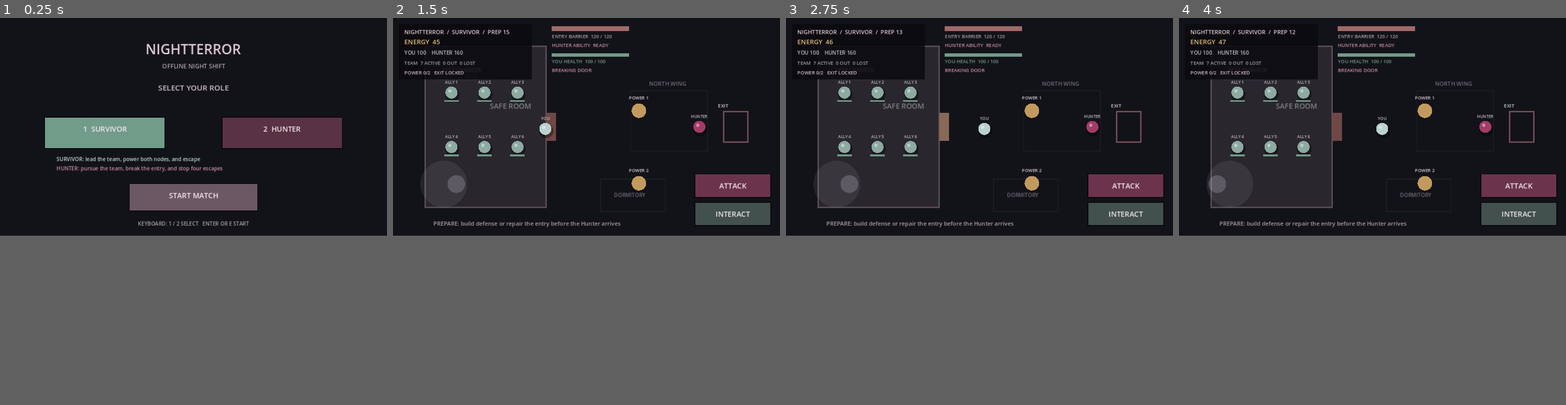
Above: before the commit, frames 1-4 (left to right).
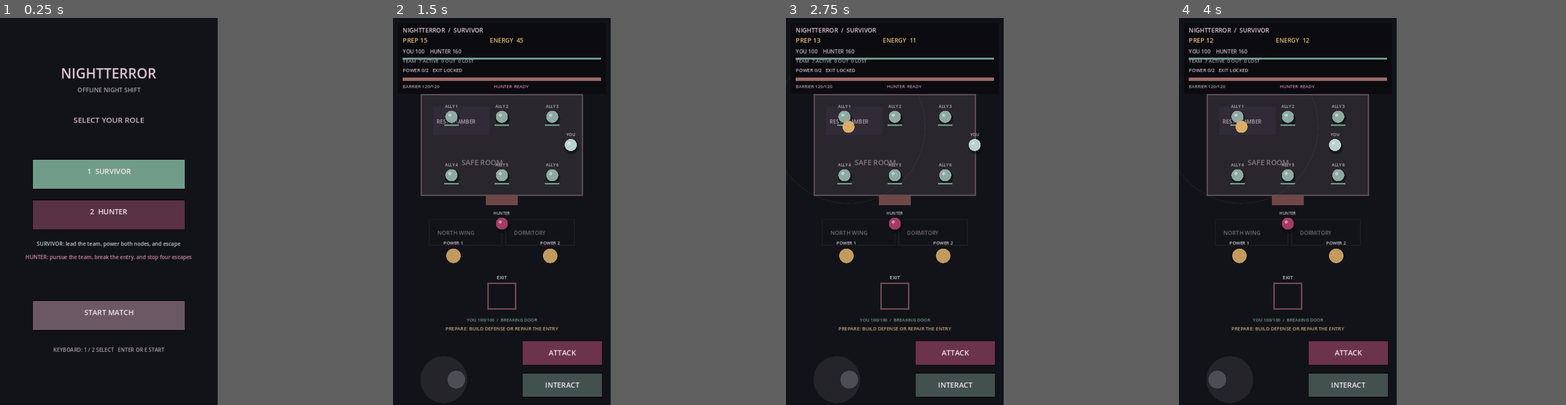
Above: after the commit, the same moments.

Repository: purabsingh089/NIGHTTERROR
Game: Godot game, scene res://scenes/main.tscn
Two runs of this game, one before a commit and one after it. Both use one fixed random seed, a clock stepped at 60 frames per second and the inputs below.
Inputs (mouse positions are in pixels of both pictures, inside the frame that each line leads up to):
- Up to frame 1 (0.25 s): no input
- Up to frame 2 (1.5 s): tap Enter at 0.5 s; move the mouse to (671, 114) at 0.52 s; hold D (move_right) 0.53-1.25 s; tap 1 at 0.6 s; click (671, 114) at 0.67 s; tap Space at 0.77 s; drag from (509, 137) to (567, 168) at 1.27 s
- Up to frame 3 (2.75 s): move the mouse to (1018, 79) at 2.02 s; hold D (move_right) from 2.03 s (still down); tap Enter at 2.1 s; click (1018, 79) at 2.17 s
- Up to frame 4 (4 s): release D (move_right) at 2.75 s; drag from (1353, 168) to (1256, 95) at 2.77 s; move the mouse to (1488, 161) at 3.52 s; hold A (move_left) from 3.53 s (still down); tap E at 3.6 s; click (1488, 161) at 3.67 s; tap Space at 3.77 s
In our replay, the window is 800x450 before the commit and 450x800 after it. These sizes can differ from the game's own. Grey fills any space a smaller window leaves; there, only what the larger window draws over its background counts as a difference.

The runs differ from the first frame. In frame 1, 18% of the frame differs, in the area x 6-89%, y 6-87%; in frame 2, 13%; in frame 3, 13%; in frame 4, 13%.

Commit message:
Convert NIGHTTERROR to a validated portrait layout
Keep Android release exports paused while the portrait game is checked in CI.

Co-Authored-By: Claude Opus 4.7 <noreply@anthropic.com>

Diff:
--- a/project.godot
+++ b/project.godot
@@ -6,12 +6,12 @@
 config/features=PackedStringArray("4.3", "GL Compatibility")
 
 [display]
-window/size/viewport_width=960
-window/size/viewport_height=540
-window/size/window_width_override=960
-window/size/window_height_override=540
+window/size/viewport_width=540
+window/size/viewport_height=960
+window/size/window_width_override=540
+window/size/window_height_override=960
 window/stretch/mode="canvas_items"
-window/handheld/orientation=0
+window/handheld/orientation=1
 
 [rendering]
 renderer/rendering_method="gl_compatibility"
--- a/scripts/main.gd
+++ b/scripts/main.gd
@@ -7,11 +7,24 @@
 const PHASE_RESULT := "RESULT"
 const ROLE_SURVIVOR := "SURVIVOR"
 const ROLE_HUNTER := "HUNTER"
-const MAP_SIZE := Vector2(960, 540)
-const ROOM_RECT := Rect2(80, 70, 300, 400)
-const DOOR_RECT := Rect2(380, 235, 24, 70)
-const OBJECTIVE_POSITIONS := [Vector2(610, 230), Vector2(610, 410)]
-const EXIT_POSITION := Vector2(850, 270)
+const MAP_SIZE := Vector2(540, 960)
+const ROOM_RECT := Rect2(70, 190, 400, 250)
+const DOOR_RECT := Rect2(230, 440, 80, 24)
+const OBJECTIVE_POSITIONS := [Vector2(150, 590), Vector2(390, 590)]
+const EXIT_POSITION := Vector2(270, 690)
+const TURRET_POSITION := Vector2(155, 270)
+const WARD_POSITION := Vector2(385, 350)
+const SURVIVOR_START_POSITION := Vector2(270, 315)
+const HUNTER_START_POSITION := Vector2(270, 510)
+const REST_CHAMBER_RECT := Rect2(100, 220, 140, 70)
+const NORTH_WING_RECT := Rect2(90, 500, 180, 64)
+const DORMITORY_RECT := Rect2(280, 500, 170, 64)
+const SETUP_SURVIVOR_BUTTON := Rect2(80, 350, 380, 76)
+const SETUP_HUNTER_BUTTON := Rect2(80, 450, 380, 76)
+const SETUP_START_BUTTON := Rect2(80, 700, 380, 76)
+const ATTACK_BUTTON := Rect2(320, 800, 200, 62)
+const INTERACT_BUTTON := Rect2(320, 880, 200, 62)
+const JOYSTICK_TOUCH_AREA := Rect2(0, 835, 260, 125)
 
 var balance: Dictionary
 var startup_error := ""
@@ -48,8 +61,8 @@
 var stick_origin := Vector2.ZERO
 var stick_touch := -1
 var move_input := Vector2.ZERO
-var player_position := Vector2(240, 275)
-var hunter_position := Vector2(760, 270)
+var player_position := SURVIVOR_START_POSITION
+var hunter_position := HUNTER_START_POSITION
 var hunter_target := "door"
 var hunter_target_bot_index := -1
 var font: Font
@@ -138,11 +151,10 @@
 	queue_redraw()
 
 func _update_survivor_defenses() -> void:
-	var turret_position := Vector2(300, 210)
-	if turret_built and turret_attack_time >= balance.room.turret_cooldown and turret_position.distance_to(hunter_position) <= balance.room.turret_range:
+	if turret_built and turret_attack_time >= balance.room.turret_cooldown and TURRET_POSITION.distance_to(hunter_position) <= balance.room.turret_range:
 		turret_attack_time = 0.0
 		hunter_health = maxi(hunter_health - balance.room.turret_damage, 0)
-	if ward_built and ward_attack_time >= balance.room.ward_cooldown and Vector2(350, 390).distance_to(hunter_position) <= balance.room.ward_range:
+	if ward_built and ward_attack_time >= balance.room.ward_cooldown and WARD_POSITION.distance_to(hunter_position) <= balance.room.ward_range:
 		ward_attack_time = 0.0
 		hunter_health = maxi(hunter_health - balance.room.ward_damage, 0)
 	if hunter_health == 0:
@@ -169,7 +181,7 @@
 		_check_team_result()
 		return
 	if not fleeing and ROOM_RECT.has_point(player_position):
-		target_position = Vector2(ROOM_RECT.end.x + 50.0, DOOR_RECT.get_center().y)
+		target_position = Vector2(DOOR_RECT.get_center().x, ROOM_RECT.end.y + 50.0)
 		if player_position.distance_to(DOOR_RECT.get_center()) < 52.0:
 			door_open_time = maxf(door_open_time, 0.8)
 	var speed: float = float(balance["match"]["bot_speed"])
@@ -233,7 +245,7 @@
 	for index in range(balance["match"]["survivor_team_size"] - 1):
 		var row := index / 3
 		var column := index % 3
-		var bot_position := Vector2(145 + column * 82, 185 + row * 135)
+		var bot_position := Vector2(145 + column * 125, 245 + row * 145)
 		survivor_bots.append({"position": bot_position, "health": balance.survivor.max_health, "state": "active", "objective": index % OBJECTIVE_POSITIONS.size(), "objective_time": 0.0, "attack_time": 0.0})
 
 func _update_survivor_bots(delta: float) -> void:
@@ -275,7 +287,7 @@
 		if fleeing:
 			movement_target = bot_position + (bot_position - hunter_position).normalized() * 120.0
 		elif ROOM_RECT.has_point(bot_position):
-			movement_target = Vector2(430, DOOR_RECT.get_center().y)
+			movement_target = Vector2(DOOR_RECT.get_center().x, ROOM_RECT.end.y + 50.0)
 			if bot_position.distance_to(DOOR_RECT.get_center()) < 52.0:
 				door_open_time = maxf(door_open_time, 0.8)
 		elif working_on_objective:
@@ -339,28 +351,29 @@
 	if not startup_error.is_empty():
 		return
 	if event is InputEventScreenTouch:
-		if event.pressed and match_phase != PHASE_SETUP and event.position.x < 300 and event.position.y > 300 and stick_touch == -1:
+		var touch_position := _screen_to_canvas(event.position)
+		if event.pressed and match_phase != PHASE_SETUP and JOYSTICK_TOUCH_AREA.has_point(touch_position) and stick_touch == -1:
 			stick_touch = event.index
-			stick_origin = event.position
+			stick_origin = touch_position
 			move_input = Vector2.ZERO
 		elif not event.pressed and event.index == stick_touch:
 			stick_touch = -1
 			move_input = Vector2.ZERO
 		elif event.pressed:
-			_handle_action_touch(event.position)
+			_handle_action_touch(touch_position)
 	elif event is InputEventScreenDrag and event.index == stick_touch:
-		move_input = (event.position - stick_origin).limit_length(55.0) / 55.0
+		move_input = (_screen_to_canvas(event.position) - stick_origin).limit_length(55.0) / 55.0
 	elif event is InputEventMouseButton:
-		if event.pressed and event.position.x < 300 and event.position.y > 300:
-			stick_origin = event.position
+		var mouse_position := _screen_to_canvas(event.position)
+		if event.pressed and match_phase != PHASE_SETUP and JOYSTICK_TOUCH_AREA.has_point(mouse_position):
+			stick_origin = mouse_position
 		elif event.pressed:
-			_handle_action_touch(event.position)
+			_handle_action_touch(mouse_position)
 		elif event.button_index == MOUSE_BUTTON_LEFT:
 			move_input = Vector2.ZERO
 			stick_origin = Vector2.ZERO
 	elif event is InputEventMouseMotion and Input.is_mouse_button_pressed(MOUSE_BUTTON_LEFT) and stick_origin != Vector2.ZERO:
-		if stick_origin.x < 300 and stick_origin.y > 300:
-			move_input = (event.position - stick_origin).limit_length(55.0) / 55.0
+		move_input = (_screen_to_canvas(event.position) - stick_origin).limit_length(55.0) / 55.0
 	elif event is InputEventKey and event.pressed and not event.echo:
 		if match_phase == PHASE_SETUP and event.keycode == KEY_1:
 			selected_role = ROLE_SURVIVOR
@@ -377,18 +390,21 @@
 		return direction
 	return move_input
 
+func _screen_to_canvas(screen_position: Vector2) -> Vector2:
+	return get_viewport().get_canvas_transform().affine_inverse() * screen_position
+
 func _handle_action_touch(position: Vector2) -> void:
 	if match_phase == PHASE_SETUP:
-		if Rect2(110, 245, 300, 80).has_point(position):
+		if SETUP_SURVIVOR_BUTTON.has_point(position):
 			selected_role = ROLE_SURVIVOR
-		elif Rect2(550, 245, 300, 80).has_point(position):
+		elif SETUP_HUNTER_BUTTON.has_point(position):
 			selected_role = ROLE_HUNTER
-		elif Rect2(320, 410, 320, 70).has_point(position):
+		elif SETUP_START_BUTTON.has_point(position):
 			_begin_match()
 		return
-	if Rect2(748, 386, 190, 60).has_point(position):
+	if ATTACK_BUTTON.has_point(position):
 		_attack()
-	elif Rect2(748, 456, 190, 60).has_point(position):
+	elif INTERACT_BUTTON.has_point(position):
 		_interact()
 
 func _interact() -> void:
@@ -578,12 +594,12 @@
 	var inside_room := ROOM_RECT.has_point(position)
 	var was_inside_room := ROOM_RECT.has_point(previous_position)
 	if was_inside_room != inside_room:
-		var crossed_door_wall := (previous_position.x < ROOM_RECT.end.x and position.x >= ROOM_RECT.end.x) or (previous_position.x >= ROOM_RECT.end.x and position.x < ROOM_RECT.end.x)
+		var crossed_door_wall := (previous_position.y < ROOM_RECT.end.y and position.y >= ROOM_RECT.end.y) or (previous_position.y >= ROOM_RECT.end.y and position.y < ROOM_RECT.end.y)
 		if not crossed_door_wall:
 			return false
-		var crossing_fraction := (ROOM_RECT.end.x - previous_position.x) / (position.x - previous_position.x)
-		var crossing_y := lerpf(previous_position.y, position.y, crossing_fraction)
-		var at_doorway := crossing_y >= DOOR_RECT.position.y and crossing_y <= DOOR_RECT.end.y
+		var crossing_fraction := (ROOM_RECT.end.y - previous_position.y) / (position.y - previous_position.y)
+		var crossing_x := lerpf(previous_position.x, position.x, crossing_fraction)
+		var at_doorway := crossing_x >= DOOR_RECT.position.x and crossing_x <= DOOR_RECT.end.x
 		if not at_doorway or (door_health > 0 and door_open_time <= 0.0):
 			return false
 	return true
@@ -671,8 +687,8 @@
 	objectives_complete = [false, false]
 	turret_built = false
 	ward_built = false
-	player_position = Vector2(240, 275)
-	hunter_position = Vector2(760, 270)
+	player_position = SURVIVOR_START_POSITION
+	hunter_position = HUNTER_START_POSITION
 	hunter_target = "door"
 	hunter_target_bot_index = -1
 	_reset_survivor_team()
@@ -689,8 +705,8 @@
 			first_frame_drawn = true
 			print("NIGHTTERROR_FIRST_FRAME_ERROR")
 		draw_rect(Rect2(Vector2.ZERO, MAP_SIZE), Color("#121318"))
-		draw_string(font, Vector2(48, 100), "NIGHTTERROR COULD NOT START", HORIZONTAL_ALIGNMENT_LEFT, 860, 24, Color("#efc9d2"))
-		draw_string(font, Vector2(48, 145), startup_error, HORIZONTAL_ALIGNMENT_LEFT, 860, 16, Color("#c9bdc7"))
+		draw_string(font, Vector2(24, 100), "NIGHTTERROR COULD NOT START", HORIZONTAL_ALIGNMENT_LEFT, 492, 20, Color("#efc9d2"))
+		draw_string(font, Vector2(24, 145), startup_error, HORIZONTAL_ALIGNMENT_LEFT, 492, 14, Color("#c9bdc7"))
 		return
 	if not first_frame_drawn:
 		first_frame_drawn = true
@@ -720,41 +736,41 @@
 	if hunter_ability_time > 0.0:
 		draw_arc(hunter_position, 24.0, 0.0, TAU, 32, Color("#e59bb5"), 3.0)
 	if turret_built:
-		draw_circle(Vector2(300, 210), 15, Color("#dcad67"))
-		draw_arc(Vector2(300, 210), balance.room.turret_range, 0.0, TAU, 64, Color(0.86, 0.68, 0.4, 0.12), 1.0)
+		draw_circle(TURRET_POSITION, 15, Color("#dcad67"))
+		draw_arc(TURRET_POSITION, balance.room.turret_range, 0.0, TAU, 64, Color(0.86, 0.68, 0.4, 0.12), 1.0)
 	if ward_built:
-		draw_circle(Vector2(350, 390), 12, Color("#7aa4b0"))
-		draw_arc(Vector2(350, 390), balance.room.ward_range, 0.0, TAU, 48, Color(0.38, 0.64, 0.7, 0.12), 1.0)
+		draw_circle(WARD_POSITION, 12, Color("#7aa4b0"))
+		draw_arc(WARD_POSITION, balance.room.ward_range, 0.0, TAU, 48, Color(0.38, 0.64, 0.7, 0.12), 1.0)
 	_draw_hud()
 
 func _draw_map() -> void:
 	draw_rect(Rect2(Vector2.ZERO, MAP_SIZE), Color("#121318"))
-	for x in range(0, 961, 48):
-		draw_line(Vector2(x, 0), Vector2(x, 540), Color(1, 1, 1, 0.025), 1.0)
-	for y in range(0, 541, 48):
-		draw_line(Vector2(0, y), Vector2(960, y), Color(1, 1, 1, 0.025), 1.0)
+	for x in range(0, int(MAP_SIZE.x) + 1, 36):
+		draw_line(Vector2(x, 0), Vector2(x, MAP_SIZE.y), Color(1, 1, 1, 0.025), 1.0)
+	for y in range(0, int(MAP_SIZE.y) + 1, 48):
+		draw_line(Vector2(0, y), Vector2(MAP_SIZE.x, y), Color(1, 1, 1, 0.025), 1.0)
 	draw_rect(ROOM_RECT, Color("#29272d"))
 	draw_rect(ROOM_RECT, Color("#594b55"), false, 4.0)
-	draw_rect(Rect2(110, 100, 100, 55), Color("#302b37"))
-	draw_string(font, Vector2(122, 134), "REST CHAMBER", HORIZONTAL_ALIGNMENT_LEFT, -1, 13, Color("#b9a2b1"))
-	draw_string(font, Vector2(240, 225), "SAFE ROOM", HORIZONTAL_ALIGNMENT_LEFT, -1, 18, Color("#847b84"))
+	draw_rect(REST_CHAMBER_RECT, Color("#302b37"))
+	draw_string(font, REST_CHAMBER_RECT.position + Vector2(8, 42), "REST CHAMBER", HORIZONTAL_ALIGNMENT_LEFT, REST_CHAMBER_RECT.size.x - 16, 13, Color("#b9a2b1"))
+	draw_string(font, Vector2(170, 365), "SAFE ROOM", HORIZONTAL_ALIGNMENT_LEFT, 200, 18, Color("#847b84"))
 	draw_rect(DOOR_RECT, Color("#6f4846") if door_health > 0 else Color("#252329"))
 	if door_open_time > 0.0:
 		draw_rect(DOOR_RECT, Color(0.72, 0.65, 0.48, 0.35))
-	draw_rect(Rect2(590, 180, 190, 150), Color("#1d1c22"), false, 2.0)
-	draw_string(font, Vector2(635, 168), "NORTH WING", HORIZONTAL_ALIGNMENT_LEFT, -1, 14, Color("#6f6874"))
-	draw_rect(Rect2(515, 400, 160, 80), Color("#201d25"), false, 2.0)
-	draw_string(font, Vector2(548, 444), "DORMITORY", HORIZONTAL_ALIGNMENT_LEFT, -1, 13, Color("#6f6874"))
+	draw_rect(NORTH_WING_RECT, Color("#1d1c22"), false, 2.0)
+	draw_string(font, NORTH_WING_RECT.position + Vector2(20, 38), "NORTH WING", HORIZONTAL_ALIGNMENT_LEFT, NORTH_WING_RECT.size.x - 40, 14, Color("#6f6874"))
+	draw_rect(DORMITORY_RECT, Color("#201d25"), false, 2.0)
+	draw_string(font, DORMITORY_RECT.position + Vector2(20, 38), "DORMITORY", HORIZONTAL_ALIGNMENT_LEFT, DORMITORY_RECT.size.x - 40, 13, Color("#6f6874"))
 
 func _draw_objectives() -> void:
-	var positions := [Vector2(610, 230), Vector2(610, 410)]
-	for index in range(positions.size()):
+	for index in range(OBJECTIVE_POSITIONS.size()):
+		var position: Vector2 = OBJECTIVE_POSITIONS[index]
 		var color := Color("#719c89") if objectives_complete[index] else Color("#c39a5e")
-		draw_circle(positions[index], 18, color)
-		draw_string(font, positions[index] + Vector2(-44, -28), "POWER %d" % (index + 1), HORIZONTAL_ALIGNMENT_CENTER, 88, 11, Color("#d8cbd3"))
+		draw_circle(position, 18, color)
+		draw_string(font, position + Vector2(-44, -28), "POWER %d" % (index + 1), HORIZONTAL_ALIGNMENT_CENTER, 88, 11, Color("#d8cbd3"))
 	var exit_color := Color("#719c89") if _objectives_done() else Color("#714b56")
-	draw_rect(Rect2(820, 232, 60, 76), exit_color, false, 3.0)
-	draw_string(font, Vector2(806, 222), "EXIT", HORIZONTAL_ALIGNMENT_LEFT, 90, 12, Color("#d8cbd3"))
+	draw_rect(Rect2(EXIT_POSITION + Vector2(-34, -32), Vector2(68, 64)), exit_color, false, 3.0)
+	draw_string(font, EXIT_POSITION + Vector2(-34, -42), "EXIT", HORIZONTAL_ALIGNMENT_CENTER, 68, 12, Color("#d8cbd3"))
 
 func _draw_character(position: Vector2, color: Color, label: String) -> void:
 	draw_circle(position + Vector2(2, 5), 18, Color(0, 0, 0, 0.38))
@@ -766,69 +782,65 @@
 	if match_phase == PHASE_SETUP:
 		_draw_setup_screen()
 		return
-	draw_rect(Rect2(14, 14, 330, 138), Color(0.04, 0.04, 0.06, 0.86))
+	draw_rect(Rect2(12, 12, 516, 176), Color(0.04, 0.04, 0.06, 0.9))
 	var timer_label := "PREP %02d" % ceili(preparation_time_left) if match_phase == PHASE_PREPARATION else "HUNT %03d" % ceili(hunt_time_left)
 	var role_label := "SURVIVOR" if selected_role == ROLE_SURVIVOR else "HUNTER"
-	draw_string(font, Vector2(28, 40), "NIGHTTERROR  /  %s  /  %s" % [role_label, timer_label], HORIZONTAL_ALIGNMENT_LEFT, 300, 14, Color("#dfc7d0"))
-	draw_string(font, Vector2(28, 65), "ENERGY  %d" % resources, HORIZONTAL_ALIGNMENT_LEFT, 130, 16, Color("#dfbc77"))
+	draw_string(font, Vector2(24, 36), "NIGHTTERROR  /  %s" % role_label, HORIZONTAL_ALIGNMENT_LEFT, 330, 15, Color("#dfc7d0"))
+	draw_string(font, Vector2(24, 61), timer_label, HORIZONTAL_ALIGNMENT_LEFT, 180, 16, Color("#dfbc77"))
+	draw_string(font, Vector2(240, 61), "ENERGY  %d" % resources, HORIZONTAL_ALIGNMENT_LEFT, 180, 15, Color("#dfbc77"))
 	var health_label := "HUNTER %d    TARGET %d" % [hunter_health, survivor_health] if selected_role == ROLE_HUNTER else "YOU %d    HUNTER %d" % [survivor_health, hunter_health]
-	draw_string(font, Vector2(28, 91), health_label, HORIZONTAL_ALIGNMENT_LEFT, 280, 13, Color("#c0b9c2"))
-	draw_string(font, Vector2(28, 116), "TEAM  %d ACTIVE  %d OUT  %d LOST" % [_active_survivor_count(), _escaped_survivor_count(), _eliminated_survivor_count()], HORIZONTAL_ALIGNMENT_LEFT, 300, 12, Color("#a89da8"))
+	draw_string(font, Vector2(24, 88), health_label, HORIZONTAL_ALIGNMENT_LEFT, 490, 13, Color("#c0b9c2"))
+	draw_string(font, Vector2(24, 111), "TEAM  %d ACTIVE  %d OUT  %d LOST" % [_active_survivor_count(), _escaped_survivor_count(), _eliminated_survivor_count()], HORIZONTAL_ALIGNMENT_LEFT, 490, 12, Color("#a89da8"))
 	var objective_progress := ""
 	for bot in survivor_bots:
 		if bot["state"] == "active" and bot["objective_time"] > 0.0:
-			objective_progress = "   WORK %d%%" % roundi(100.0 * bot["objective_time"] / balance["match"]["bot_objective_seconds"])
+			objective_progress = " WORK %d%%" % roundi(100.0 * bot["objective_time"] / balance["match"]["bot_objective_seconds"])
 			break
-	draw_string(font, Vector2(28, 140), "POWER %s   EXIT %s%s" % ["2/2" if _objectives_done() else ("1/2" if objectives_complete[0] or objectives_complete[1] else "0/2"), "OPEN" if _objectives_done() else "LOCKED", objective_progress], HORIZONTAL_ALIGNMENT_LEFT, 300, 12, Color("#d0b8c3"))
-	draw_rect(Rect2(394, 21, 192, 12), Color("#342f37"))
-	draw_rect(Rect2(394, 21, 192.0 * float(door_health) / balance.room.door_max_health, 12), Color("#a06a6a"))
-	draw_string(font, Vector2(394, 50), "ENTRY BARRIER  %d / %d" % [door_health, balance.room.door_max_health], HORIZONTAL_ALIGNMENT_LEFT, 205, 12, Color("#a99ba4"))
+	draw_string(font, Vector2(24, 134), "POWER %s   EXIT %s%s" % ["2/2" if _objectives_done() else ("1/2" if objectives_complete[0] or objectives_complete[1] else "0/2"), "OPEN" if _objectives_done() else "LOCKED", objective_progress], HORIZONTAL_ALIGNMENT_LEFT, 490, 12, Color("#d0b8c3"))
+	draw_rect(Rect2(24, 148, 492, 8), Color("#342f37"))
+	draw_rect(Rect2(24, 148, 492.0 * float(door_health) / balance.room.door_max_health, 8), Color("#a06a6a"))
 	var hunter_speed_label := "SPRINT" if hunter_ability_time > 0.0 else "READY" if hunter_ability_cooldown <= 0.0 else "COOLDOWN %02d" % ceili(hunter_ability_cooldown)
-	draw_string(font, Vector2(394, 72), "HUNTER ABILITY  %s" % hunter_speed_label, HORIZONTAL_ALIGNMENT_LEFT, 205, 12, Color("#c989a4"))
+	draw_string(font, Vector2(24, 174), "BARRIER %d/%d" % [door_health, balance.room.door_max_health], HORIZONTAL_ALIGNMENT_LEFT, 210, 11, Color("#a99ba4"))
+	draw_string(font, Vector2(250, 174), "HUNTER  %s" % hunter_speed_label, HORIZONTAL_ALIGNMENT_LEFT, 265, 11, Color("#c989a4"))
 	var health_bar_value: float = float(hunter_health) / float(balance.hunter.max_health) if selected_role == ROLE_HUNTER else float(survivor_health) / float(balance.survivor.max_health)
 	var health_bar_color := Color("#c989a4") if selected_role == ROLE_HUNTER else Color("#719c89")
-	draw_rect(Rect2(394, 88, 192, 8), Color("#342f37"))
-	draw_rect(Rect2(394, 88, 192.0 * health_bar_value, 8), health_bar_color)
-	var health_title := "HUNTER HEALTH" if selected_role == ROLE_HUNTER else "YOU HEALTH"
+	draw_rect(Rect2(24, 98, 492, 5), Color("#342f37"))
+	draw_rect(Rect2(24, 98, 492.0 * health_bar_value, 5), health_bar_color)
+	var health_title := "HUNTER" if selected_role == ROLE_HUNTER else "YOU"
 	var health_max: int = int(balance.hunter.max_health if selected_role == ROLE_HUNTER else balance.survivor.max_health)
 	var health_current := hunter_health if selected_role == ROLE_HUNTER else survivor_health
-	draw_string(font, Vector2(394, 112), "%s  %d / %d" % [health_title, health_current, health_max], HORIZONTAL_ALIGNMENT_LEFT, 205, 12, health_bar_color)
-	draw_string(font, Vector2(394, 134), _hunter_target_label(), HORIZONTAL_ALIGNMENT_LEFT, 205, 12, Color("#c989a4"))
 	var action_label := "SPRINT" if selected_role == ROLE_HUNTER else "INTERACT"
-	_draw_button(Rect2(748, 386, 190, 60), "ATTACK", Color("#6c334d"))
-	_draw_button(Rect2(748, 456, 190, 60), action_label, Color("#42504e"))
-	if selected_role == ROLE_HUNTER:
-		draw_string(font, Vector2(100, 515), "HUNT THE SURVIVORS  /  ATTACK NEARBY  /  SPRINT TO CLOSE DISTANCE", HORIZONTAL_ALIGNMENT_LEFT, 750, 14, Color("#c989a4"))
-	elif match_phase == PHASE_PREPARATION:
-		draw_string(font, Vector2(100, 515), "PREPARE: build defense or repair the entry before the Hunter arrives", HORIZONTAL_ALIGNMENT_LEFT, 630, 14, Color("#aa9da8"))
-	elif _nearby_rescue_available():
-		draw_string(font, Vector2(100, 515), "RESCUE ALLY  /  INTERACT (%d ENERGY)" % balance["match"]["rescue_cost"], HORIZONTAL_ALIGNMENT_LEFT, 630, 14, Color("#c3aa7a"))
-	elif turret_built and not ward_built:
-		draw_string(font, Vector2(100, 515), "BUILD SHOCK WARD (%d ENERGY) OR ACTIVATE POWER POINTS" % balance.room.ward_cost, HORIZONTAL_ALIGNMENT_LEFT, 630, 14, Color("#c3aa7a"))
-	elif turret_built:
-		draw_string(font, Vector2(100, 515), "DEFENSES ONLINE  /  Activate both hallway power points to unlock the exit", HORIZONTAL_ALIGNMENT_LEFT, 630, 14, Color("#c3aa7a"))
-	else:
-		draw_string(font, Vector2(100, 515), "Build defense in your room (%d energy), then activate both hallway power points" % balance.room.turret_cost, HORIZONTAL_ALIGNMENT_LEFT, 630, 14, Color("#aa9da8"))
+	_draw_button(ATTACK_BUTTON, "ATTACK", Color("#6c334d"))
+	_draw_button(INTERACT_BUTTON, action_label, Color("#42504e"))
+	var hint := "HUNT SURVIVORS  /  ATTACK  /  SPRINT" if selected_role == ROLE_HUNTER else "MOVE TO POWER NODES  /  ACTIVATE BOTH TO UNLOCK EXIT"
+	if selected_role == ROLE_SURVIVOR and match_phase == PHASE_PREPARATION:
+		hint = "PREPARE: BUILD DEFENSE OR REPAIR THE ENTRY"
+	elif selected_role == ROLE_SURVIVOR and _nearby_rescue_available():
+		hint = "RESCUE ALLY  /  INTERACT (%d ENERGY)" % balance["match"]["rescue_cost"]
+	elif selected_role == ROLE_SURVIVOR and turret_built and not ward_built:
+		hint = "BUILD SHOCK WARD (%d ENERGY) OR ACTIVATE POWER" % balance.room.ward_cost
+	draw_string(font, Vector2(24, 753), "%s %d/%d  /  %s" % [health_title, health_current, health_max, _hunter_target_label()], HORIZONTAL_ALIGNMENT_CENTER, 492, 11, health_bar_color)
+	draw_string(font, Vector2(24, 775), hint, HORIZONTAL_ALIGNMENT_CENTER, 492, 12, Color("#c3aa7a"))
 	_draw_joystick()
 	if game_over:
-		draw_rect(Rect2(Vector2.ZERO, MAP_SIZE), Color(0, 0, 0, 0.72))
-		draw_string(font, Vector2(210, 240), result_text, HORIZONTAL_ALIGNMENT_CENTER, 540, 30, Color("#efc9d2"))
-		draw_string(font, Vector2(220, 275), result_detail, HORIZONTAL_ALIGNMENT_CENTER, 520, 14, Color("#c9bdc7"))
-		draw_string(font, Vector2(280, 315), "TAP INTERACT OR PRESS E TO RESTART", HORIZONTAL_ALIGNMENT_CENTER, 400, 15, Color("#c9bdc7"))
+		draw_rect(Rect2(Vector2.ZERO, MAP_SIZE), Color(0, 0, 0, 0.76))
+		draw_string(font, Vector2(28, 432), result_text, HORIZONTAL_ALIGNMENT_CENTER, 484, 25, Color("#efc9d2"))
+		draw_string(font, Vector2(30, 470), result_detail, HORIZONTAL_ALIGNMENT_CENTER, 480, 12, Color("#c9bdc7"))
+		_draw_button(INTERACT_BUTTON, "PLAY AGAIN", Color("#6c5864"))
 
 func _draw_setup_screen() -> void:
 	draw_rect(Rect2(Vector2.ZERO, MAP_SIZE), Color("#121318"))
-	draw_string(font, Vector2(210, 90), "NIGHTTERROR", HORIZONTAL_ALIGNMENT_CENTER, 540, 34, Color("#dfc7d0"))
-	draw_string(font, Vector2(210, 125), "OFFLINE NIGHT SHIFT", HORIZONTAL_ALIGNMENT_CENTER, 540, 15, Color("#a89da8"))
-	draw_string(font, Vector2(210, 180), "SELECT YOUR ROLE", HORIZONTAL_ALIGNMENT_CENTER, 540, 19, Color("#d0b8c3"))
+	draw_string(font, Vector2(20, 150), "NIGHTTERROR", HORIZONTAL_ALIGNMENT_CENTER, 500, 34, Color("#dfc7d0"))
+	draw_string(font, Vector2(20, 184), "OFFLINE NIGHT SHIFT", HORIZONTAL_ALIGNMENT_CENTER, 500, 15, Color("#a89da8"))
+	draw_string(font, Vector2(20, 260), "SELECT YOUR ROLE", HORIZONTAL_ALIGNMENT_CENTER, 500, 19, Color("#d0b8c3"))
 	var survivor_color := Color("#719c89") if selected_role == ROLE_SURVIVOR else Color("#42504e")
 	var hunter_color := Color("#a43b67") if selected_role == ROLE_HUNTER else Color("#593243")
-	_draw_button(Rect2(110, 245, 300, 80), "1  SURVIVOR", survivor_color)
-	_draw_button(Rect2(550, 245, 300, 80), "2  HUNTER", hunter_color)
-	draw_string(font, Vector2(140, 355), "SURVIVOR: lead the team, power both nodes, and escape", HORIZONTAL_ALIGNMENT_LEFT, 680, 13, Color("#b9d2ce"))
-	draw_string(font, Vector2(140, 378), "HUNTER: pursue the team, break the entry, and stop four escapes", HORIZONTAL_ALIGNMENT_LEFT, 680, 13, Color("#c989a4"))
-	_draw_button(Rect2(320, 410, 320, 70), "START MATCH", Color("#6c5864"))
-	draw_string(font, Vector2(280, 515), "KEYBOARD: 1 / 2 SELECT   ENTER OR E START", HORIZONTAL_ALIGNMENT_CENTER, 400, 13, Color("#a89da8"))
+	_draw_button(SETUP_SURVIVOR_BUTTON, "1  SURVIVOR", survivor_color)
+	_draw_button(SETUP_HUNTER_BUTTON, "2  HUNTER", hunter_color)
+	draw_string(font, Vector2(30, 565), "SURVIVOR: lead the team, power both nodes, and escape", HORIZONTAL_ALIGNMENT_CENTER, 480, 13, Color("#b9d2ce"))
+	draw_string(font, Vector2(30, 598), "HUNTER: pursue the team, break the entry, and stop four escapes", HORIZONTAL_ALIGNMENT_CENTER, 480, 13, Color("#c989a4"))
+	_draw_button(SETUP_START_BUTTON, "START MATCH", Color("#6c5864"))
+	draw_string(font, Vector2(30, 828), "KEYBOARD: 1 / 2 SELECT   ENTER OR E START", HORIZONTAL_ALIGNMENT_CENTER, 480, 13, Color("#a89da8"))
 
 func _draw_button(rect: Rect2, label: String, color: Color) -> void:
 	draw_rect(rect, Color(0.02, 0.02, 0.03, 0.84))
@@ -836,6 +848,6 @@
 	draw_string(font, rect.position + Vector2(0, 37), label, HORIZONTAL_ALIGNMENT_CENTER, rect.size.x, 18, Color("#f1e6ec"))
 
 func _draw_joystick() -> void:
-	var center := stick_origin if stick_touch != -1 or (stick_origin != Vector2.ZERO and Input.is_mouse_button_pressed(MOUSE_BUTTON_LEFT)) else Vector2(126, 412)
+	var center := stick_origin if stick_touch != -1 or (stick_origin != Vector2.ZERO and Input.is_mouse_button_pressed(MOUSE_BUTTON_LEFT)) else Vector2(JOYSTICK_TOUCH_AREA.position.x + 126, JOYSTICK_TOUCH_AREA.position.y + 62)
 	draw_circle(center, 58, Color(0.85, 0.84, 0.9, 0.09))
 	draw_circle(center + move_input * 31.0, 22, Color(0.82, 0.8, 0.86, 0.24))
Not shown, changed: export_presets.cfg
Not shown, changed: milestone_status.md
